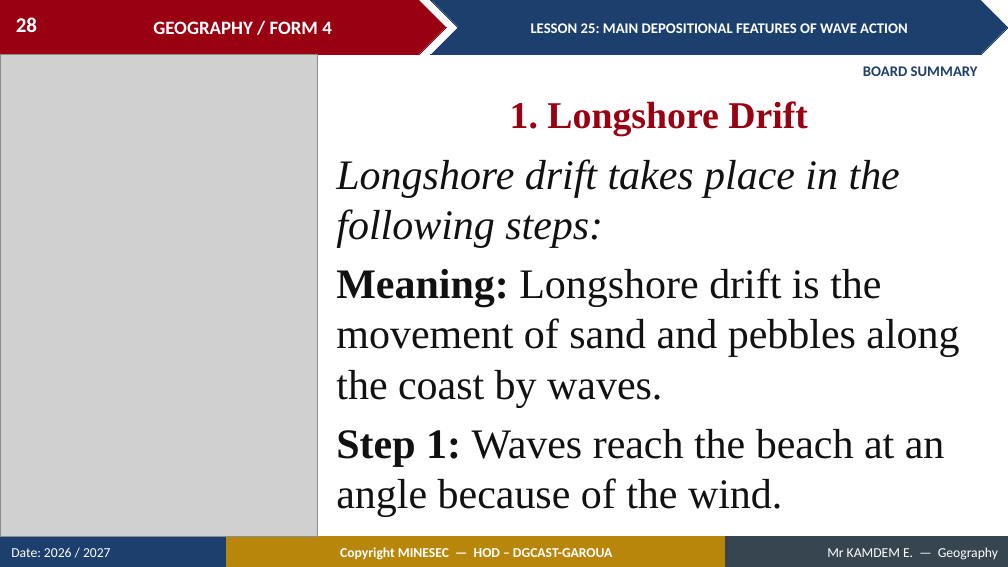
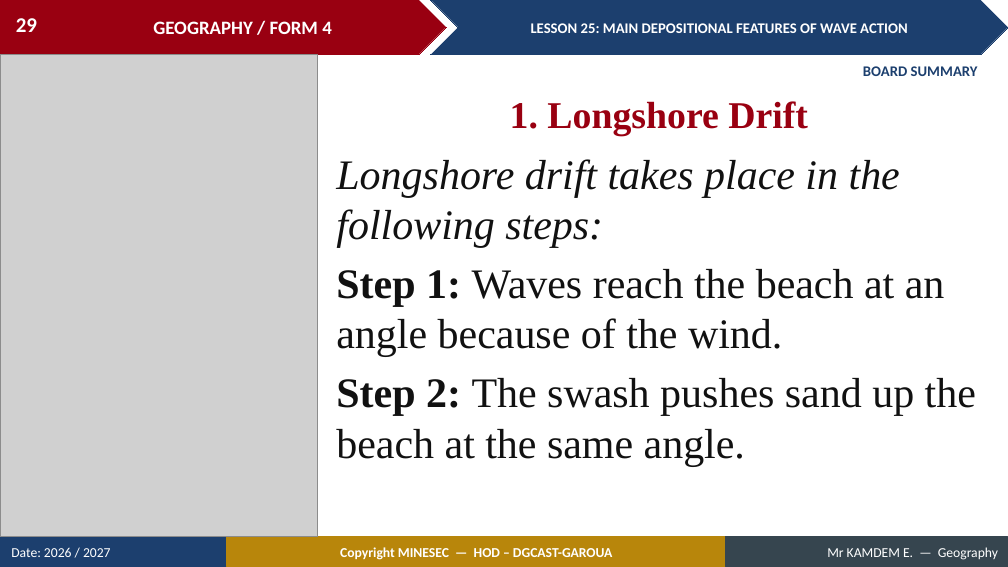
Before and after one commit to Berthautk/linea-github, a slide deck: slide 29 of lecons/F3/29_FORM4_LESSON25_Depositional_Features_of_Wave_Action.pptx (slide 28 before the commit). Drawn at 1008x567 pixels with LibreOffice and Linux fonts; fonts in the diff are those of the drawing; grey boxes stand for pictures. Boxes give left, top, right and bottom in pixels: in the first picture for what was removed or moved away, otherwise in the second. Text is boxed around its words. In the diff, an @@ line names an element or a change of style, - is before the commit and + after.

```diff
--- a/lecons/F3/29_FORM4_LESSON25_Depositional_Features_of_Wave_Action.pptx
+++ b/lecons/F3/29_FORM4_LESSON25_Depositional_Features_of_Wave_Action.pptx
@@ page number at (16, 18, 37, 32): text changed @@
-28
+29
@@ text at (336, 268, 959, 407): paragraph removed @@
-Meaning: Longshore drift is the movement of sand and pebbles along the coast by waves.
@@ text at (336, 378, 976, 466): paragraph added @@
+Step 2: The swash pushes sand up the beach at the same angle.
```
Also in this commit, not shown: 2 other slides changed, 1 slide added, 2 other files.
